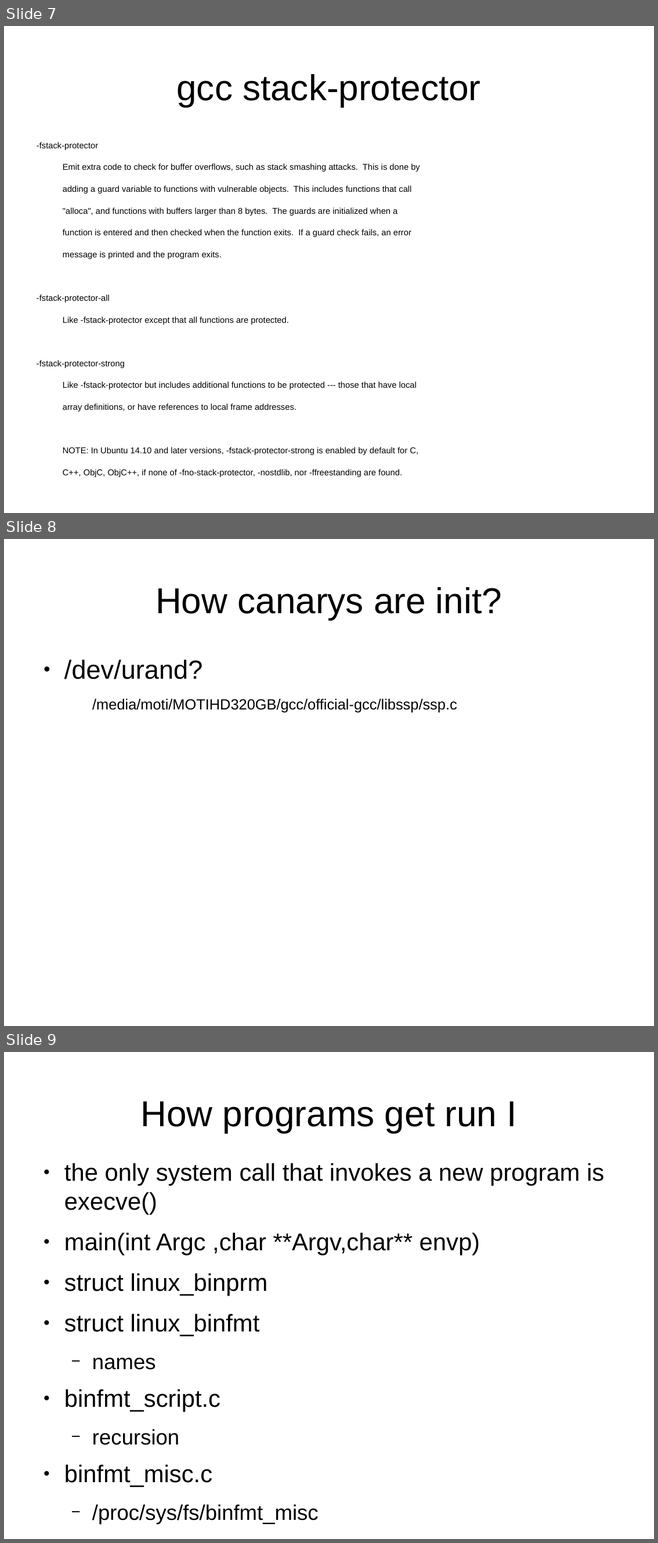
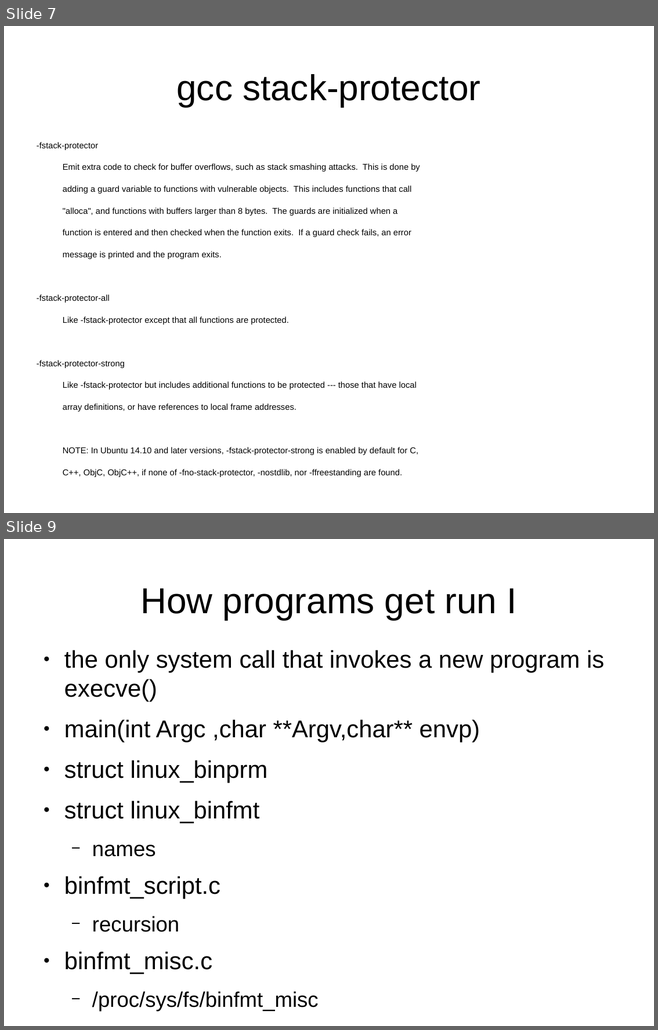
Before and after one commit to gomord/posix_locks, a slide deck: how_canarys_start/canarys/canarys.odp. Shown one above the other, each under a label of ours: slides 7, 8 and 9 before the commit, slides 7 and 9 after it; the slides between them are not shown. The pictures are 658x1543 and 658x1030 pixels, drawn with LibreOffice and Linux fonts; fonts in the diff are those of the drawing. Boxes give left, top, right and bottom in pixels: in the first picture for what was removed or moved away, otherwise in the second. Text is boxed around its words. In the diff, an @@ line names an element or a change of style, - is before the commit and + after.

```diff
--- a/how_canarys_start/canarys/canarys.odp
+++ b/how_canarys_start/canarys/canarys.odp
@@ slide 8 removed at bbox=[4, 539, 654, 1026], background #FFFFFF @@
@@ title removed at bbox=[155, 587, 502, 620] @@
-How canarys are init?
@@ text removed at bbox=[64, 660, 202, 679] @@
-● /dev/urand?
@@ text removed at bbox=[92, 699, 457, 713] @@
-/media/moti/MOTIHD320GB/gcc/official-gcc/libssp/ssp.c
```
Also in this commit, not shown: 1 slide changed, 5 slides added.
